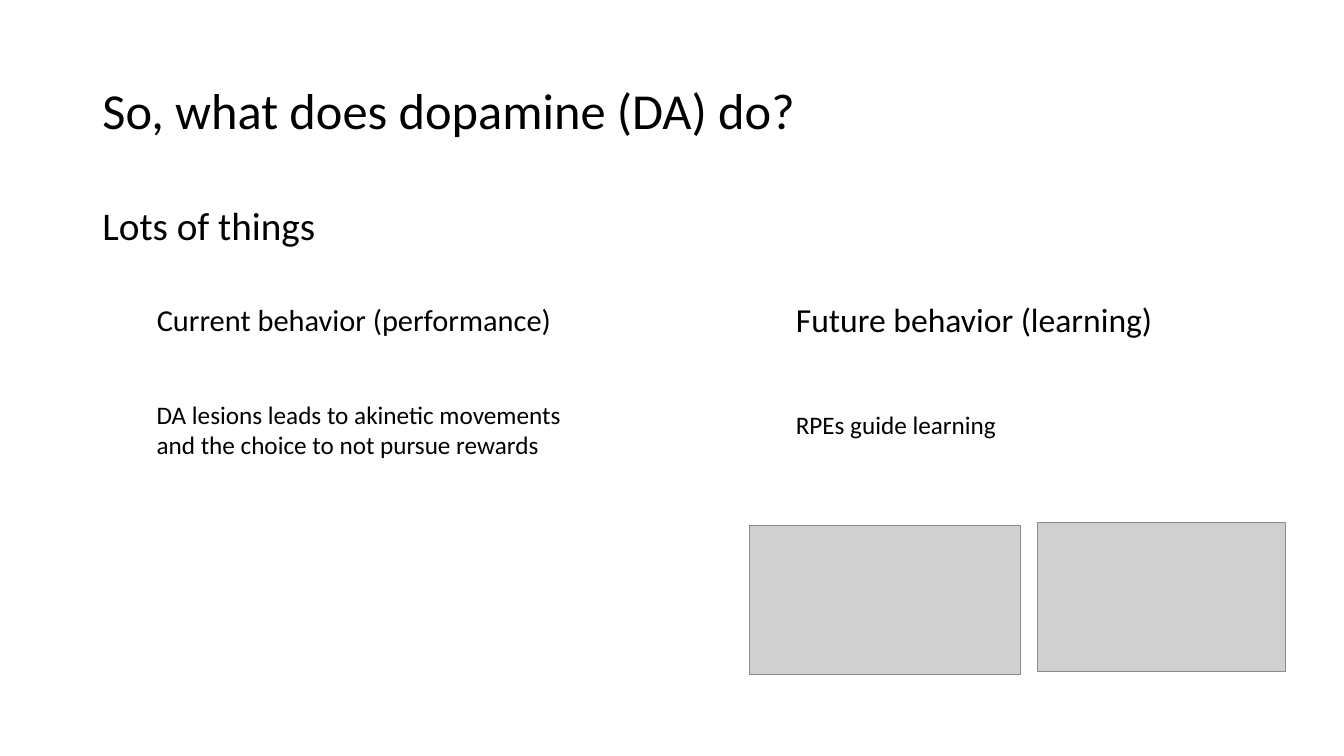
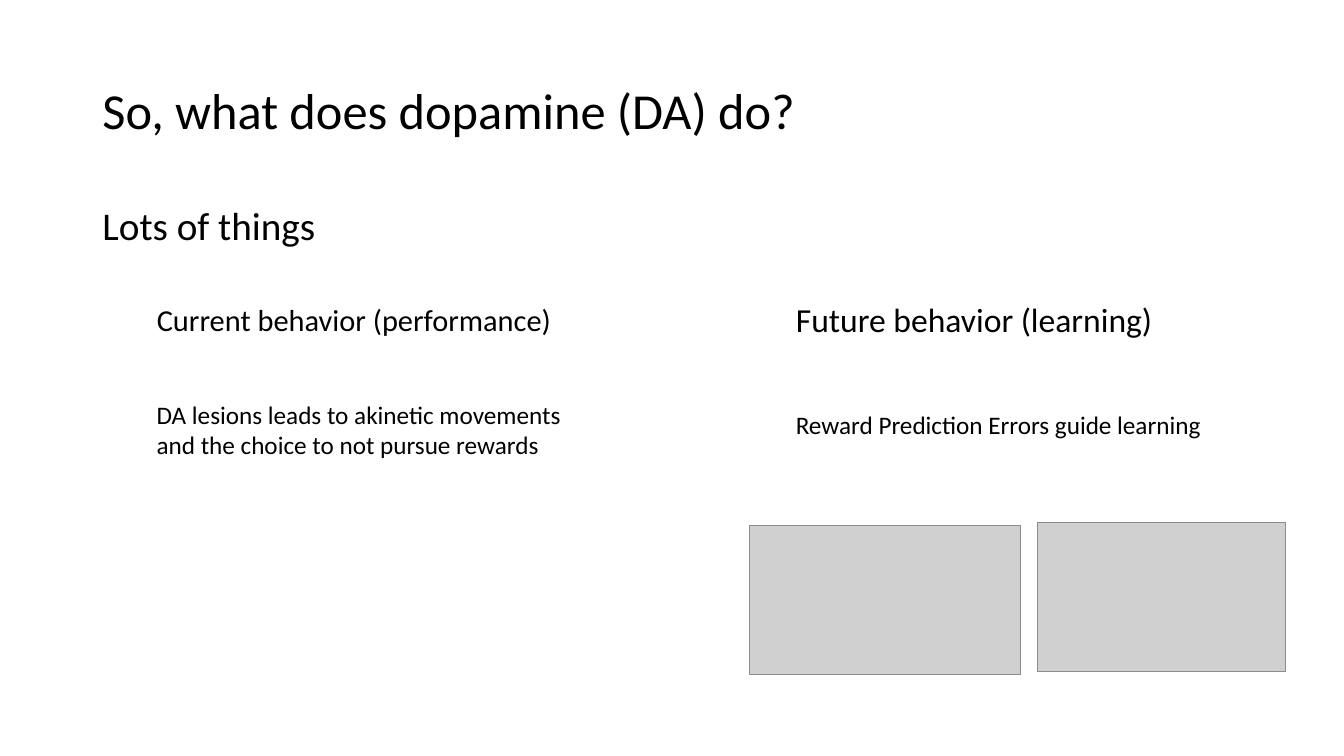
Before and after one commit to gpagnier/rampAnalysis, a slide deck: slide 5 of BortonLabMeeting12.7.pptx. Drawn at 1344x756 pixels with LibreOffice and Linux fonts; fonts in the diff are those of the drawing; grey boxes stand for pictures. Boxes give left, top, right and bottom in pixels: in the first picture for what was removed or moved away, otherwise in the second. Text is boxed around its words. In the diff, an @@ line names an element or a change of style, - is before the commit and + after.

```diff
--- a/BortonLabMeeting12.7.pptx
+++ b/BortonLabMeeting12.7.pptx
@@ text at bbox=[796, 416, 1200, 439]: text changed @@
-RPEs guide learning
+Reward Prediction Errors guide learning
```
Also in this commit, not shown: 2 other slides changed, 1 slide removed.
